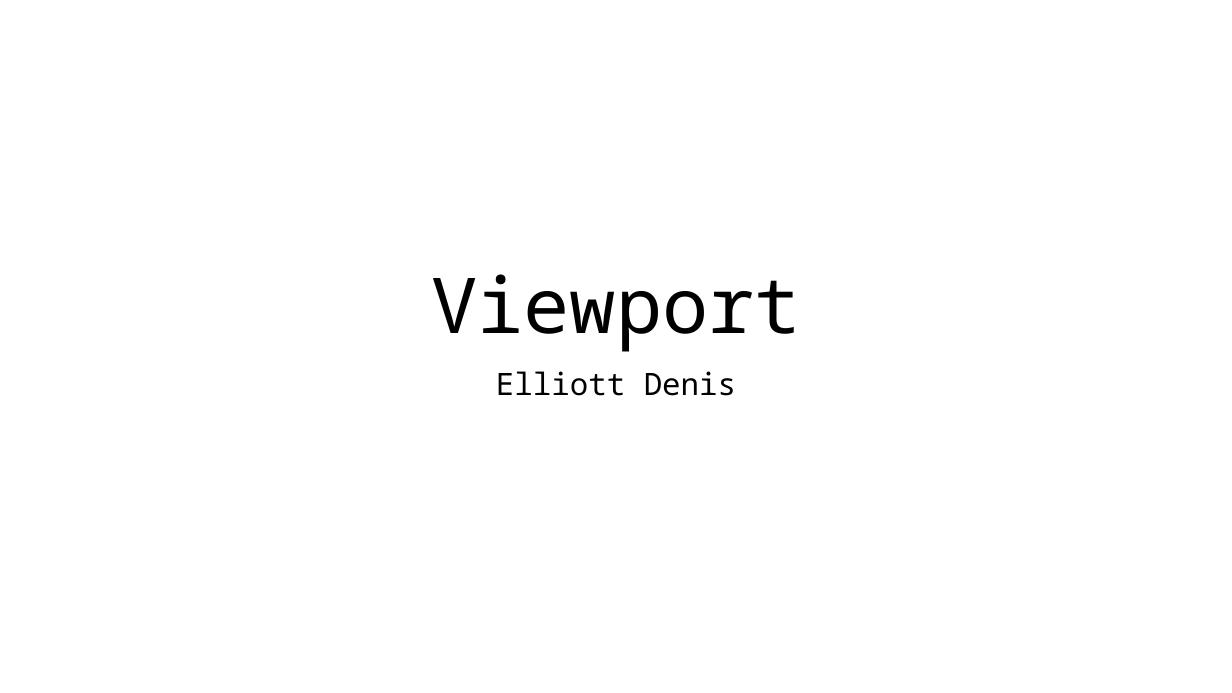
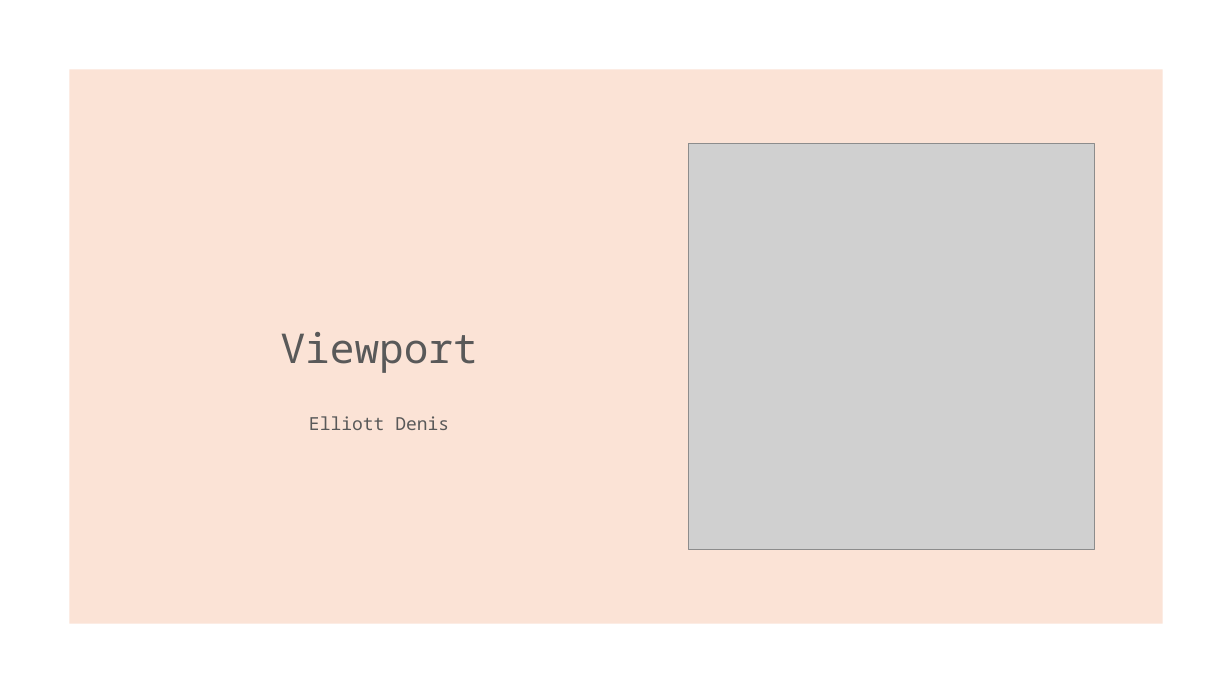
Before and after one commit to ElliottDenis/Viewport, a slide deck: slide 1 of Viewport - Design Ideas.pptx. Drawn at 1232x693 pixels with LibreOffice and Linux fonts; fonts in the diff are those of the drawing; grey boxes stand for pictures. Boxes give left, top, right and bottom in pixels: in the first picture for what was removed or moved away, otherwise in the second. Text is boxed around its words. In the diff, an @@ line names an element or a change of style, - is before the commit and + after.

```diff
--- a/Viewport - Design Ideas.pptx
+++ b/Viewport - Design Ideas.pptx
@@ rectangle added at bbox=[69, 69, 1163, 624], fill #FBE3D6 @@
@@ title "Viewport": place and size @@
-title "Viewport" at bbox=[431, 274, 801, 352]
+title "Viewport" at bbox=[281, 332, 478, 373]
@@ title "Viewport" at bbox=[281, 332, 478, 373]: size 60 to 32 pt, text colour #000000 to #595959 @@
@@ picture added at bbox=[689, 143, 1094, 549] @@
@@ subtitle "Elliott Denis": place and size @@
-subtitle "Elliott Denis" at bbox=[496, 371, 736, 396]
+subtitle "Elliott Denis" at bbox=[309, 416, 449, 430]
@@ subtitle "Elliott Denis" at bbox=[309, 416, 449, 430]: size 24 to 14 pt, text colour #000000 to #595959 @@
```
Also in this commit, not shown: 16 other files.
